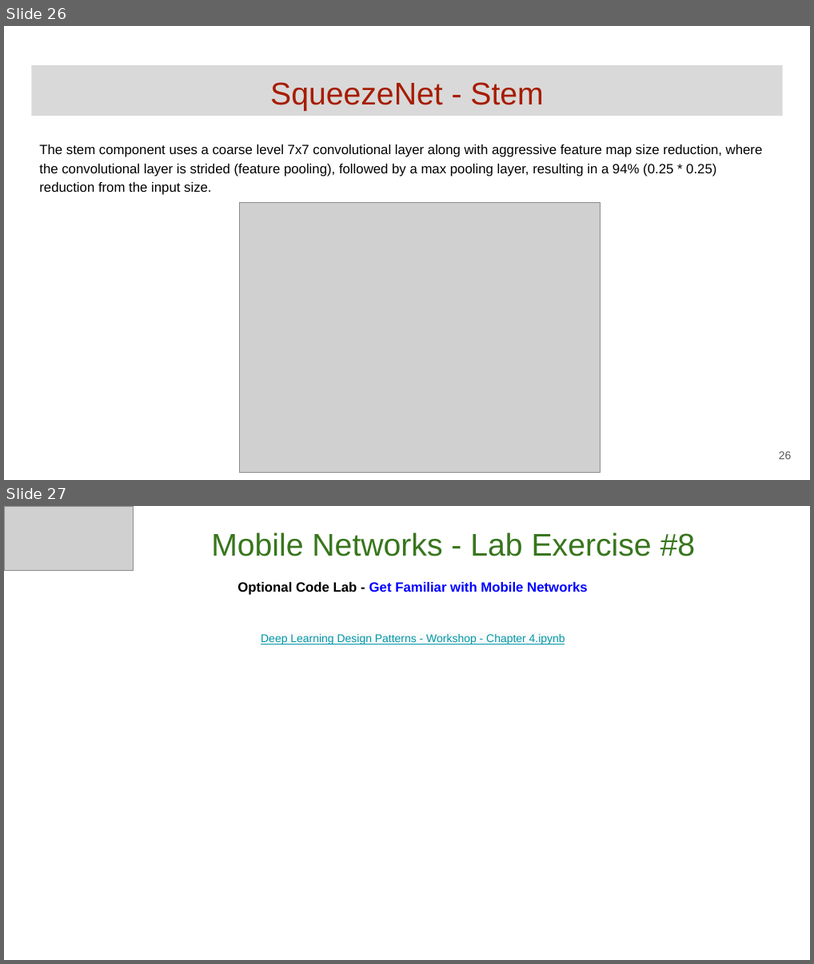
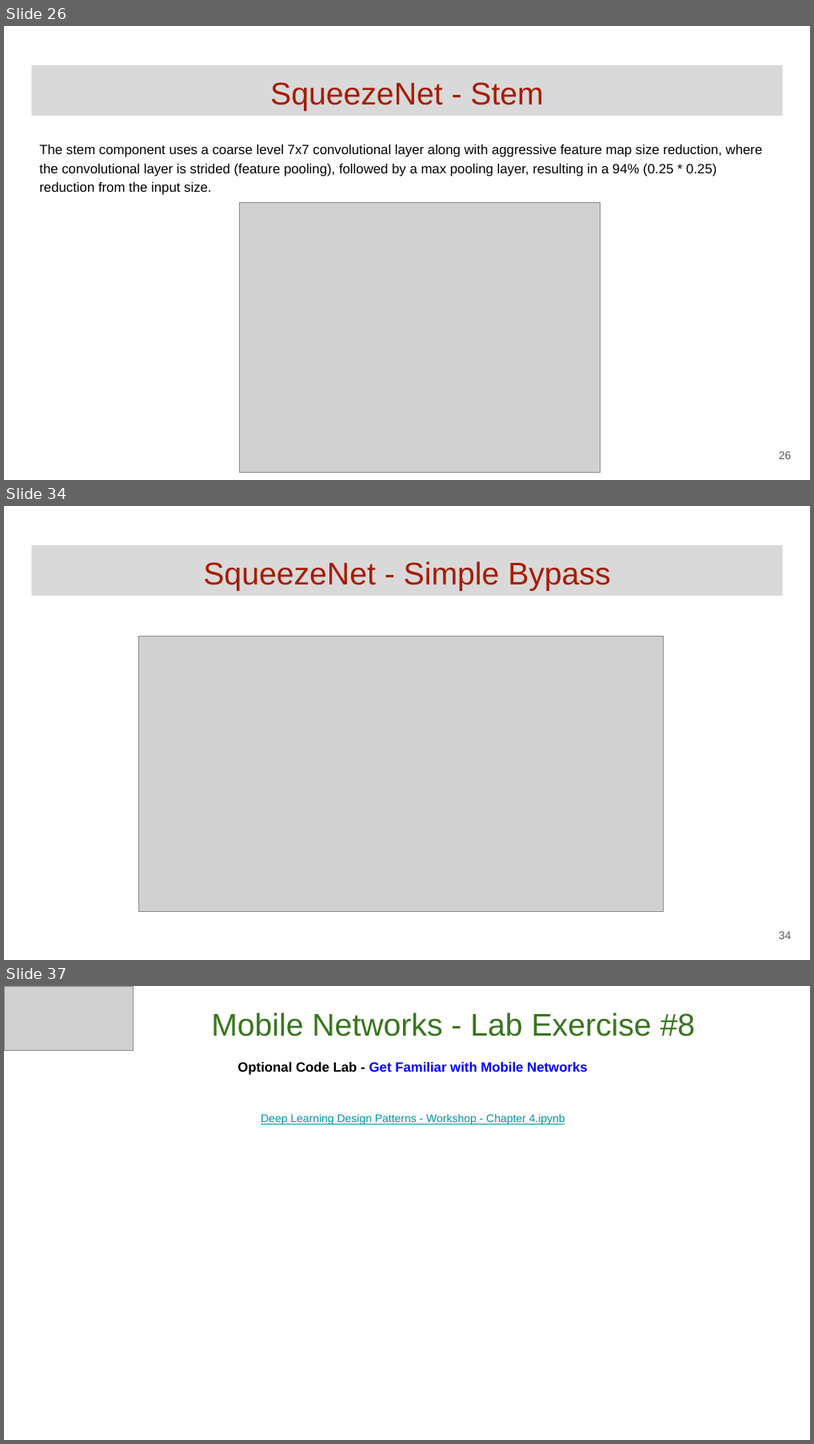
Before and after one commit to GoogleCloudPlatform/keras-idiomatic-programmer, a slide deck: books/deep-learning-design-patterns/Workshops/Junior/Deep Learning Design Patterns - Workshop - Chapter 4.pptx. Shown one above the other, each under a label of ours: slides 26 and 27 before the commit, slides 26, 34 and 37 after it; the slides between them are not shown. The pictures are 814x964 and 814x1444 pixels, drawn with LibreOffice and Linux fonts; fonts in the diff are those of the drawing; grey boxes stand for pictures. Boxes give left, top, right and bottom in pixels: in the first picture for what was removed or moved away, otherwise in the second. Text is boxed around its words. In the diff, an @@ line names an element or a change of style, - is before the commit and + after.

```diff
--- a/books/deep-learning-design-patterns/Workshops/Junior/Deep Learning Design Patterns - Workshop - Chapter 4.pptx
+++ b/books/deep-learning-design-patterns/Workshops/Junior/Deep Learning Design Patterns - Workshop - Chapter 4.pptx
@@ slide 34 added at <box>4,506,810,960</box>, background #FFFFFF @@
@@ title added at <box>31,545,783,596</box>, fill #D9D9D9, 28 pt, text #A61C00 @@
+SqueezeNet - Simple Bypass
@@ picture added at <box>139,636,664,912</box> @@
@@ page number added at <box>779,931,792,939</box>, 10 pt, text #595959 @@
+34
@@ what was slide 27 is now slide 37 @@
```
Also in this commit, not shown: 9 other slides added.
